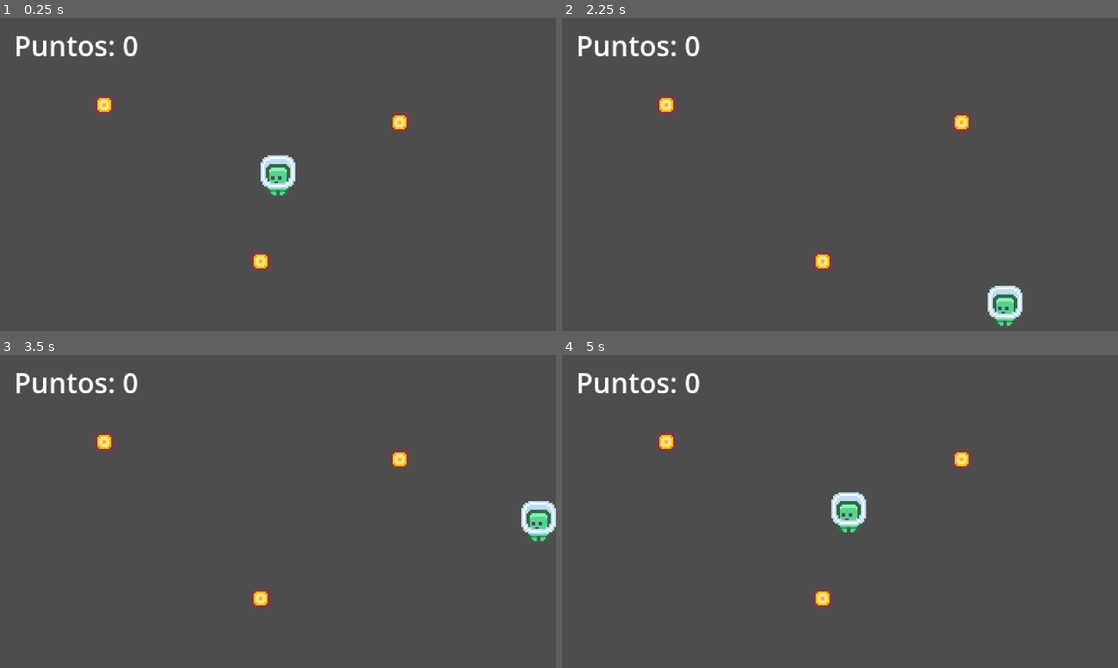
Above: before the commit, frames 1-4 (two rows, left to right).
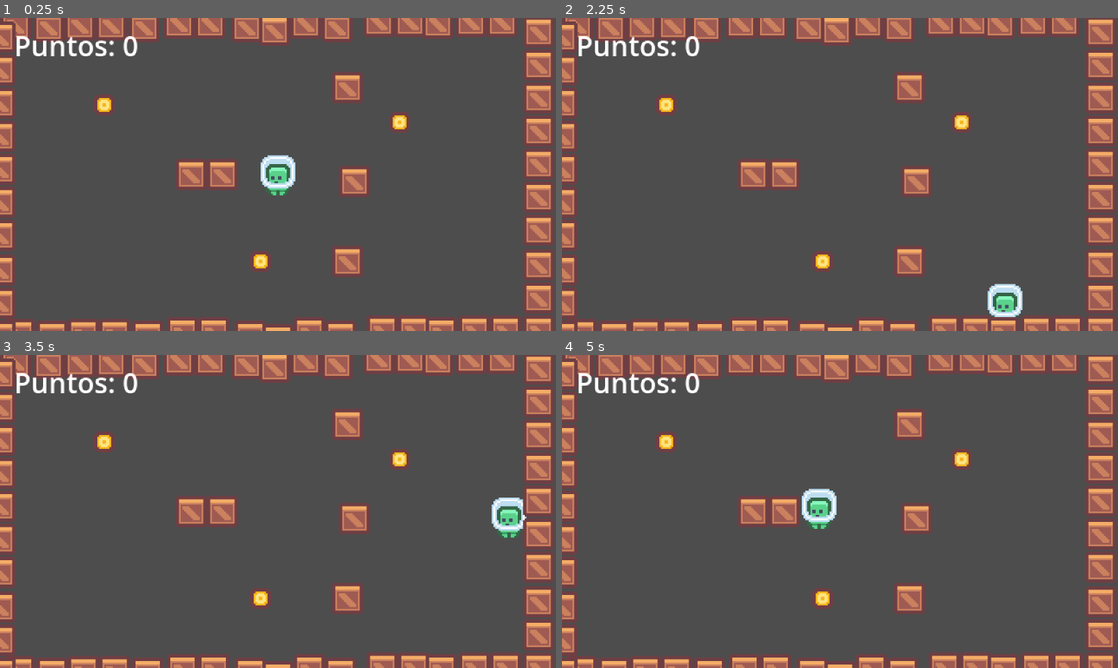
Above: after the commit, the same moments.

Repository: Soufian1-del/Programacion-Videojuegos
Game: Godot game, scene res://escenas/mundo.tscn
Two runs of this game, one before a commit and one after it. Both use one fixed random seed, a clock stepped at 60 frames per second and the inputs below.
Inputs:
- Up to frame 1 (0.25 s): no input
- Up to frame 2 (2.25 s): tap Enter at 0.5 s; hold Right (mover_derecha) 0.53-1.28 s; hold Down (mover_abajo) 1.28-2.03 s; hold Right (mover_derecha) from 2.03 s (still down)
- Up to frame 3 (3.5 s): release Right (mover_derecha) at 2.78 s; hold Up (mover_arriba) from 2.78 s (still down)
- Up to frame 4 (5 s): release Up (mover_arriba) at 3.53 s; hold Left (mover_izquierda) from 3.53 s (still down)

The runs differ from the first frame. In frame 1, 20% of the frame differs, in the area x 0-100%, y 0-100%; in frame 2, 20%; in frame 3, 20%; in frame 4, 21%.

Commit message:
terminada la 9

Diff:
--- /dev/null
+++ b/practica_09_obstaculos/escenas/caja.tscn
@@ -0,0 +1,14 @@
+[gd_scene format=3 uid="uid://77fhod68gots"]
+
+[ext_resource type="Texture2D" uid="uid://csum4t35kgx4n" path="res://assets/caja.png" id="1_hv7ok"]
+
+[sub_resource type="RectangleShape2D" id="RectangleShape2D_o5m4q"]
+size = Vector2(18, 18)
+
+[node name="Caja" type="StaticBody2D" unique_id=1711725062]
+
+[node name="Sprite2D" type="Sprite2D" parent="." unique_id=745110596]
+texture = ExtResource("1_hv7ok")
+
+[node name="FormaColision" type="CollisionShape2D" parent="." unique_id=1064152161]
+shape = SubResource("RectangleShape2D_o5m4q")
--- a/practica_09_obstaculos/escenas/mundo.tscn
+++ b/practica_09_obstaculos/escenas/mundo.tscn
@@ -1,12 +1,13 @@
-[gd_scene format=3]
-
-[ext_resource type="Script" path="res://scripts/mundo.gd" id="1_16hu1"]
-[ext_resource type="Script" path="res://scripts/personaje.gd" id="1_v12yk"]
-[ext_resource type="Texture2D" path="res://assets/personaje_1.png" id="2_16hu1"]
+[gd_scene format=3 uid="uid://d1aj2obdo0qpl"]
+
+[ext_resource type="Script" uid="uid://c6k1k8ss75slp" path="res://scripts/mundo.gd" id="1_16hu1"]
+[ext_resource type="Script" uid="uid://bb6kokwhrogl5" path="res://scripts/personaje.gd" id="1_v12yk"]
+[ext_resource type="Texture2D" uid="uid://dlq0mlayvpbnw" path="res://assets/personaje_1.png" id="2_16hu1"]
 [ext_resource type="PackedScene" path="res://escenas/moneda.tscn" id="4_7oex1"]
-
-[sub_resource type="RectangleShape2D" id="RectangleShape2D_40a7a"]
-size = Vector2(16, 20)
+[ext_resource type="PackedScene" uid="uid://77fhod68gots" path="res://escenas/caja.tscn" id="5_16hu1"]
+
+[sub_resource type="CircleShape2D" id="CircleShape2D_16hu1"]
+radius = 8.0
 
 [node name="Mundo" type="Node2D" unique_id=1952267439]
 script = ExtResource("1_16hu1")
@@ -19,15 +20,15 @@
 texture = ExtResource("2_16hu1")
 
 [node name="FormaColision" type="CollisionShape2D" parent="Personaje" unique_id=1639277092]
-shape = SubResource("RectangleShape2D_40a7a")
-
-[node name="Moneda" type="Area2D" parent="." unique_id=2048065985 instance=ExtResource("4_7oex1")]
+shape = SubResource("CircleShape2D_16hu1")
+
+[node name="Moneda" parent="." unique_id=2048065985 instance=ExtResource("4_7oex1")]
 position = Vector2(60, 50)
 
-[node name="Moneda2" type="Area2D" parent="." unique_id=465295231 instance=ExtResource("4_7oex1")]
+[node name="Moneda2" parent="." unique_id=465295231 instance=ExtResource("4_7oex1")]
 position = Vector2(230, 60)
 
-[node name="Moneda3" type="Area2D" parent="." unique_id=455431534 instance=ExtResource("4_7oex1")]
+[node name="Moneda3" parent="." unique_id=455431534 instance=ExtResource("4_7oex1")]
 position = Vector2(150, 140)
 
 [node name="Interfaz" type="CanvasLayer" parent="." unique_id=749434465]
@@ -39,6 +40,182 @@
 offset_bottom = 4.0
 text = "Puntos: 0"
 
+[node name="Caja" parent="." unique_id=1711725062 instance=ExtResource("5_16hu1")]
+position = Vector2(110, 90)
+
+[node name="Caja28" parent="." unique_id=1869907324 instance=ExtResource("5_16hu1")]
+position = Vector2(238, 180)
+
+[node name="Caja42" parent="." unique_id=1446128004 instance=ExtResource("5_16hu1")]
+position = Vector2(236, 2)
+
+[node name="Caja43" parent="." unique_id=384494537 instance=ExtResource("5_16hu1")]
+position = Vector2(218, 2)
+
+[node name="Caja44" parent="." unique_id=299992879 instance=ExtResource("5_16hu1")]
+position = Vector2(9, 4)
+
+[node name="Caja45" parent="." unique_id=1394920262 instance=ExtResource("5_16hu1")]
+position = Vector2(28, 5)
+
+[node name="Caja46" parent="." unique_id=185601273 instance=ExtResource("5_16hu1")]
+position = Vector2(46, 4)
+
+[node name="Caja47" parent="." unique_id=59969836 instance=ExtResource("5_16hu1")]
+position = Vector2(194, 5)
+
+[node name="Caja48" parent="." unique_id=929338590 instance=ExtResource("5_16hu1")]
+position = Vector2(64, 4)
+
+[node name="Caja49" parent="." unique_id=1460008138 instance=ExtResource("5_16hu1")]
+position = Vector2(252, 3)
+
+[node name="Caja50" parent="." unique_id=329859938 instance=ExtResource("5_16hu1")]
+position = Vector2(176, 3)
+
+[node name="Caja51" parent="." unique_id=370792796 instance=ExtResource("5_16hu1")]
+position = Vector2(158, 7)
+
+[node name="Caja52" parent="." unique_id=221929243 instance=ExtResource("5_16hu1")]
+position = Vector2(142, 5)
+
+[node name="Caja53" parent="." unique_id=1482503849 instance=ExtResource("5_16hu1")]
+position = Vector2(121, 3)
+
+[node name="Caja54" parent="." unique_id=1557171742 instance=ExtResource("5_16hu1")]
+position = Vector2(103, 3)
+
+[node name="Caja55" parent="." unique_id=486787541 instance=ExtResource("5_16hu1")]
+position = Vector2(271, 2)
+
+[node name="Caja56" parent="." unique_id=1555789066 instance=ExtResource("5_16hu1")]
+position = Vector2(83, 5)
+
+[node name="Caja57" parent="." unique_id=826285787 instance=ExtResource("5_16hu1")]
+position = Vector2(289, 2)
+
+[node name="Caja27" parent="." unique_id=231031296 instance=ExtResource("5_16hu1")]
+position = Vector2(220, 180)
+
+[node name="Caja2" parent="." unique_id=1253982988 instance=ExtResource("5_16hu1")]
+position = Vector2(128, 90)
+
+[node name="Caja3" parent="." unique_id=1160367066 instance=ExtResource("5_16hu1")]
+position = Vector2(200, 40)
+
+[node name="Caja4" parent="." unique_id=1164968353 instance=ExtResource("5_16hu1")]
+position = Vector2(200, 140)
+
+[node name="Caja58" parent="." unique_id=1534687058 instance=ExtResource("5_16hu1")]
+position = Vector2(204, 94)
+collision_layer = 0
+collision_mask = 0
+
+[node name="Caja31" parent="." unique_id=765296050 instance=ExtResource("5_16hu1")]
+position = Vector2(11, 182)
+
+[node name="Caja30" parent="." unique_id=1776532983 instance=ExtResource("5_16hu1")]
+position = Vector2(30, 183)
+
+[node name="Caja29" parent="." unique_id=33962704 instance=ExtResource("5_16hu1")]
+position = Vector2(48, 182)
+
+[node name="Caja17" parent="." unique_id=988456259 instance=ExtResource("5_16hu1")]
+position = Vector2(196, 183)
+
+[node name="Caja18" parent="." unique_id=285547615 instance=ExtResource("5_16hu1")]
+position = Vector2(66, 182)
+
+[node name="Caja19" parent="." unique_id=55252948 instance=ExtResource("5_16hu1")]
+position = Vector2(254, 181)
+
+[node name="Caja20" parent="." unique_id=338440960 instance=ExtResource("5_16hu1")]
+position = Vector2(178, 181)
+
+[node name="Caja21" parent="." unique_id=1544181777 instance=ExtResource("5_16hu1")]
+position = Vector2(160, 185)
+
+[node name="Caja22" parent="." unique_id=1952852628 instance=ExtResource("5_16hu1")]
+position = Vector2(144, 183)
+
+[node name="Caja23" parent="." unique_id=14231084 instance=ExtResource("5_16hu1")]
+position = Vector2(123, 181)
+
+[node name="Caja24" parent="." unique_id=1275316888 instance=ExtResource("5_16hu1")]
+position = Vector2(105, 181)
+
+[node name="Caja25" parent="." unique_id=526657496 instance=ExtResource("5_16hu1")]
+position = Vector2(273, 180)
+
+[node name="Caja26" parent="." unique_id=1201185679 instance=ExtResource("5_16hu1")]
+position = Vector2(85, 183)
+
+[node name="Caja9" parent="." unique_id=1625636644 instance=ExtResource("5_16hu1")]
+position = Vector2(310, 84)
+
+[node name="Caja32" parent="." unique_id=350378223 instance=ExtResource("5_16hu1")]
+position = Vector2(0, 87)
+
+[node name="Caja33" parent="." unique_id=1013313729 instance=ExtResource("5_16hu1")]
+position = Vector2(0, 68)
+
+[node name="Caja34" parent="." unique_id=14185810 instance=ExtResource("5_16hu1")]
+position = Vector2(0, 30)
+
+[node name="Caja35" parent="." unique_id=796524807 instance=ExtResource("5_16hu1")]
+position = Vector2(0, 106)
+
+[node name="Caja36" parent="." unique_id=580046279 instance=ExtResource("5_16hu1")]
+position = Vector2(0, 125)
+
+[node name="Caja37" parent="." unique_id=2141434399 instance=ExtResource("5_16hu1")]
+position = Vector2(0, 145)
+
+[node name="Caja38" parent="." unique_id=1240350161 instance=ExtResource("5_16hu1")]
+position = Vector2(0, 164)
+
+[node name="Caja39" parent="." unique_id=1073308500 instance=ExtResource("5_16hu1")]
+position = Vector2(0, 183)
+
+[node name="Caja40" parent="." unique_id=1653839352 instance=ExtResource("5_16hu1")]
+position = Vector2(0, 11)
+
+[node name="Caja41" parent="." unique_id=2130403847 instance=ExtResource("5_16hu1")]
+position = Vector2(0, 49)
+
+[node name="Caja10" parent="." unique_id=695281197 instance=ExtResource("5_16hu1")]
+position = Vector2(310, 65)
+
+[node name="Caja11" parent="." unique_id=283413501 instance=ExtResource("5_16hu1")]
+position = Vector2(310, 27)
+
+[node name="Caja12" parent="." unique_id=1450593350 instance=ExtResource("5_16hu1")]
+position = Vector2(310, 103)
+
+[node name="Caja13" parent="." unique_id=1466603847 instance=ExtResource("5_16hu1")]
+position = Vector2(310, 122)
+
+[node name="Caja14" parent="." unique_id=66234959 instance=ExtResource("5_16hu1")]
+position = Vector2(310, 142)
+
+[node name="Caja15" parent="." unique_id=884319908 instance=ExtResource("5_16hu1")]
+position = Vector2(310, 161)
+
+[node name="Caja16" parent="." unique_id=266039379 instance=ExtResource("5_16hu1")]
+position = Vector2(528, 370)
+
+[node name="Caja5" parent="." unique_id=744362623 instance=ExtResource("5_16hu1")]
+position = Vector2(291, 180)
+
+[node name="Caja6" parent="." unique_id=1515232276 instance=ExtResource("5_16hu1")]
+position = Vector2(310, 180)
+
+[node name="Caja7" parent="." unique_id=2053440473 instance=ExtResource("5_16hu1")]
+position = Vector2(310, 8)
+
+[node name="Caja8" parent="." unique_id=442742373 instance=ExtResource("5_16hu1")]
+position = Vector2(310, 46)
+
 [connection signal="recogida" from="Moneda" to="." method="_on_moneda_recogida"]
 [connection signal="recogida" from="Moneda2" to="." method="_on_moneda_recogida"]
 [connection signal="recogida" from="Moneda3" to="." method="_on_moneda_recogida"]
Not shown, added: Ahidar_practica09.zip
